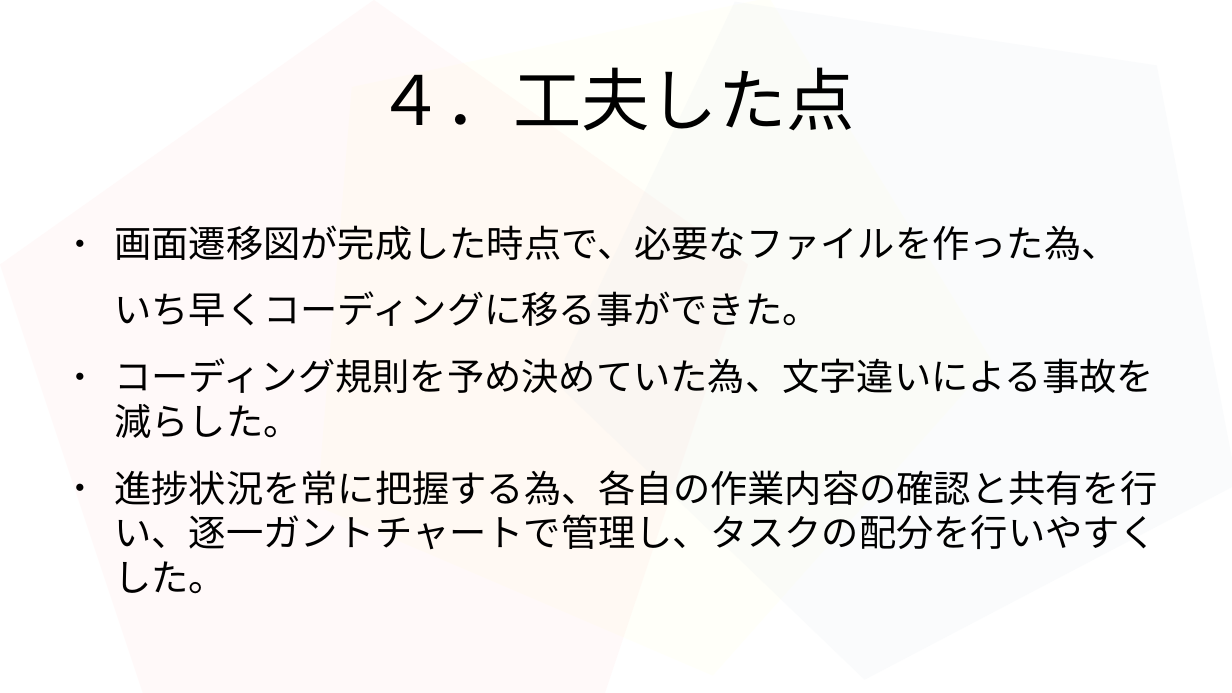
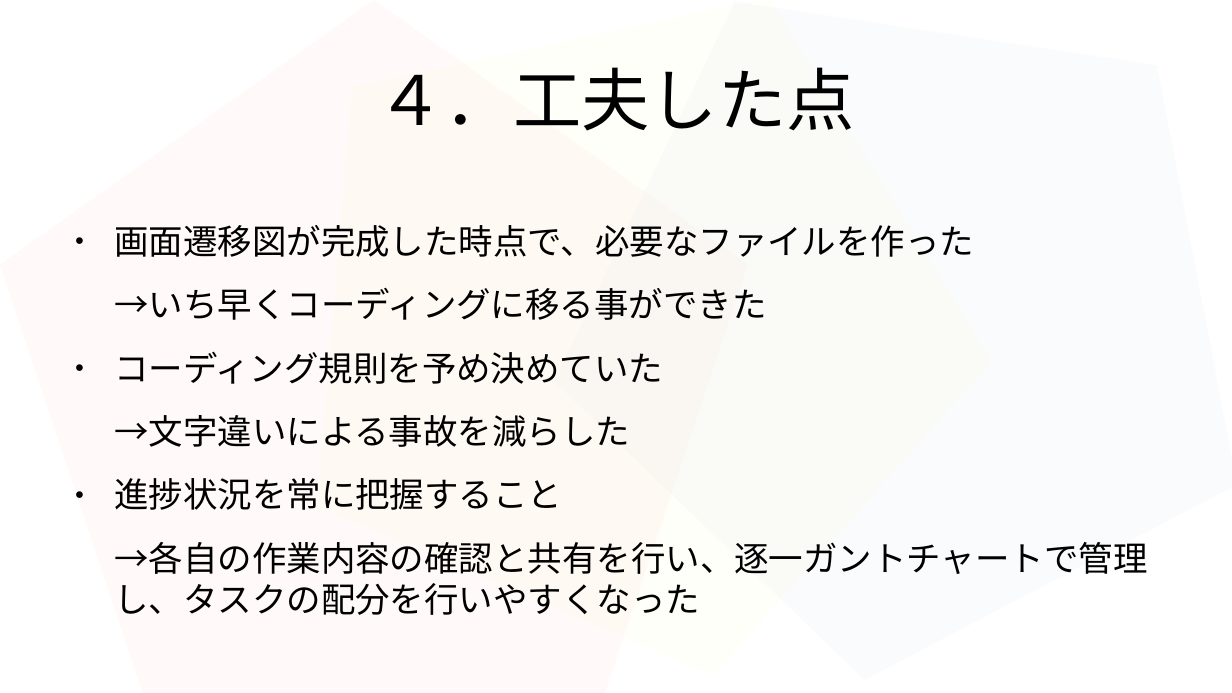
Before and after one commit to 2022java42-student009/ProjectJava, a slide deck: slide 10 of タスク/プレゼン資料.odp. Drawn at 1232x693 pixels with LibreOffice and Linux fonts; fonts in the diff are those of the drawing. Boxes give left, top, right and bottom in pixels: in the first picture for what was removed or moved away, otherwise in the second. Text is boxed around its words. In the diff, an @@ line names an element or a change of style, - is before the commit and + after.

```diff
--- a/タスク/プレゼン資料.odp
+++ b/タスク/プレゼン資料.odp
@@ text at (114, 225, 1147, 615): text changed; size 24 to 22.2 pt @@
-● 画面遷移図が完成した時点で、必要なファイルを作った為、
-いち早くコーディングに移る事ができた。
-● コーディング規則を予め決めていた為、文字違いによる事故を減らした。
-● 進捗状況を常に把握する為、各自の作業内容の確認と共有を行い、逐一ガントチャートで管理し、タスクの配分を行いやすくした。
+● 画面遷移図が完成した時点で、必要なファイルを作った
+→いち早くコーディングに移る事ができた
+● コーディング規則を予め決めていた
+→文字違いによる事故を減らした
+● 進捗状況を常に把握すること
+→各自の作業内容の確認と共有を行い、逐一ガントチャートで管理し、タスクの配分を行いやすくなった
```
Also in this commit, not shown: 3 other slides changed.
